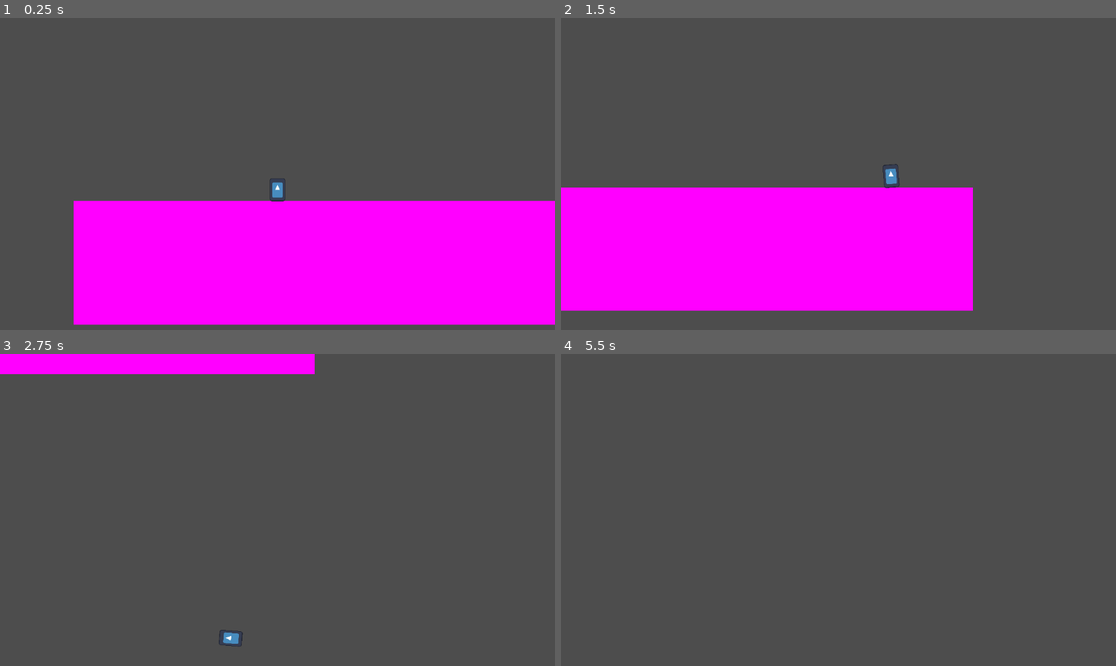
Above: before the commit, frames 1-4 (two rows, left to right).
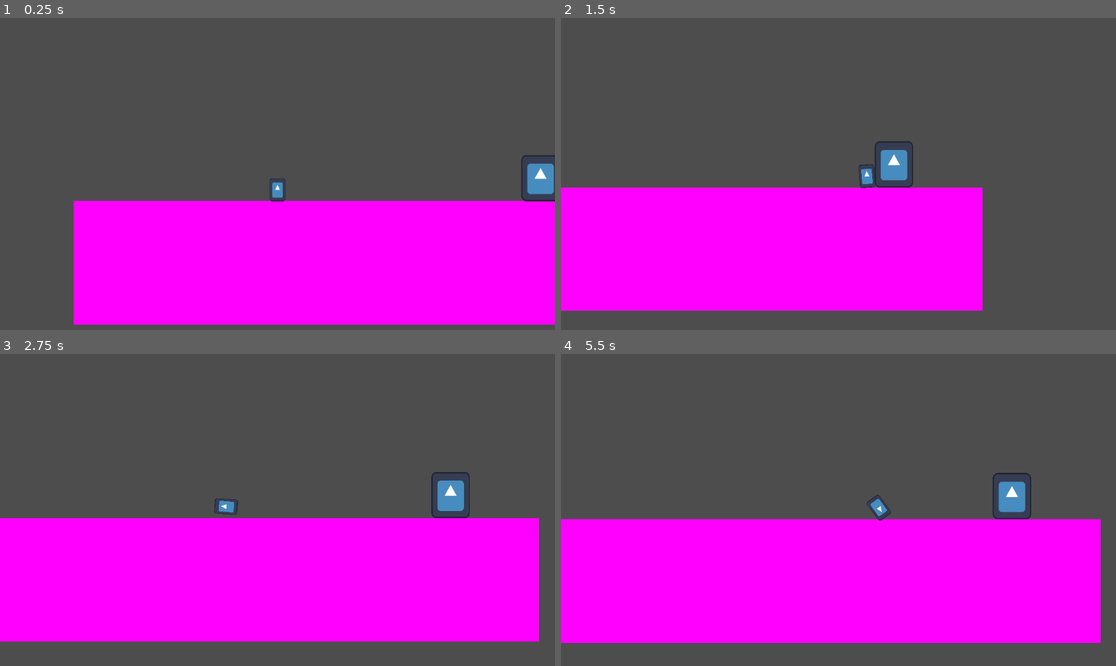
Above: after the commit, the same moments.

Repository: CodeScratcher/soulslike
Game: Godot game, scene res://Levels/test_scene.tscn
Two runs of this game, one before a commit and one after it. Both use one fixed random seed, a clock stepped at 60 frames per second and the inputs below. The engine's default icon, where the game draws it, is replaced by a stand-in: a white triangle on a blue panel in a dark square.
Inputs:
- Up to frame 1 (0.25 s): no input
- Up to frame 2 (1.5 s): hold Space (roll) 0.53-1.28 s; hold D (right) from 0.53 s (still down); tap W (jump) at 0.77 s; tap Space (roll) at 1.35 s
- Up to frame 3 (2.75 s): tap W (jump) at 1.52 s; release D (right) at 2.03 s; hold A (left) from 2.03 s (still down); hold Space (roll) from 2.03 s (still down)
- Up to frame 4 (5.5 s): release A (left) at 2.78 s; release Space (roll) at 2.78 s; hold D (right) 2.78-4.28 s; tap Space (roll) at 2.85, 4.35 s; tap W (jump) at 3.02, 3.77, 4.52 s; hold Space (roll) 3.53-4.28 s; hold A (left) 4.28-5.03 s; hold D (right) from 5.03 s (still down); hold Space (roll) from 5.03 s (still down)

The runs differ from the first frame. In frame 1, 0.6% of the frame differs, in the area x 93-100%, y 44-59%; in frame 2, 1.4%; in frame 3, 43%, in the area x 0-98%, y 0-94%; in frame 4, 40%.

Commit message:
test_enemy
Added enemy sprite and physics.

Diff:
--- a/Levels/test_scene.tscn
+++ b/Levels/test_scene.tscn
@@ -1,6 +1,7 @@
-[gd_scene load_steps=4 format=3 uid="uid://djhm6uvkeixqq"]
+[gd_scene load_steps=5 format=3 uid="uid://djhm6uvkeixqq"]
 
-[ext_resource type="PackedScene" uid="uid://lir0xmncqhfo" path="res://Objects/Player.tscn" id="1_p5mk7"]
+[ext_resource type="PackedScene" path="res://Objects/Player.tscn" id="1_p5mk7"]
+[ext_resource type="PackedScene" uid="uid://d3am4wmcyhydx" path="res://Objects/test_enemy.tscn" id="2_5tng7"]
 
 [sub_resource type="RectangleShape2D" id="RectangleShape2D_lv8da"]
 size = Vector2(576, 128)
@@ -23,3 +24,6 @@
 
 [node name="Player" parent="." instance=ExtResource("1_p5mk7")]
 position = Vector2(515, 472)
+
+[node name="TestEnemy" parent="." instance=ExtResource("2_5tng7")]
+position = Vector2(768, 456)
--- /dev/null
+++ b/Objects/test_enemy.tscn
@@ -0,0 +1,19 @@
+[gd_scene load_steps=4 format=3 uid="uid://d3am4wmcyhydx"]
+
+[ext_resource type="Texture2D" uid="uid://duyvdhdn6yd5l" path="res://icon.svg" id="1_brvmh"]
+[ext_resource type="Script" path="res://Scripts/test_enemy.gd" id="1_faffx"]
+
+[sub_resource type="RectangleShape2D" id="RectangleShape2D_tc51k"]
+size = Vector2(40, 48)
+
+[node name="TestEnemy" type="CharacterBody2D"]
+script = ExtResource("1_faffx")
+
+[node name="Sprite2D" type="Sprite2D" parent="."]
+position = Vector2(20, 24)
+scale = Vector2(0.3125, 0.375)
+texture = ExtResource("1_brvmh")
+
+[node name="CollisionShape2D" type="CollisionShape2D" parent="."]
+position = Vector2(20, 24)
+shape = SubResource("RectangleShape2D_tc51k")
--- /dev/null
+++ b/Scripts/test_enemy.gd
@@ -0,0 +1,9 @@
+extends CharacterBody2D
+
+var gravity = ProjectSettings.get_setting("physics/2d/default_gravity")
+
+func _physics_process(delta):
+	if not is_on_floor():
+		velocity.y += gravity * delta
+
+	move_and_slide()
